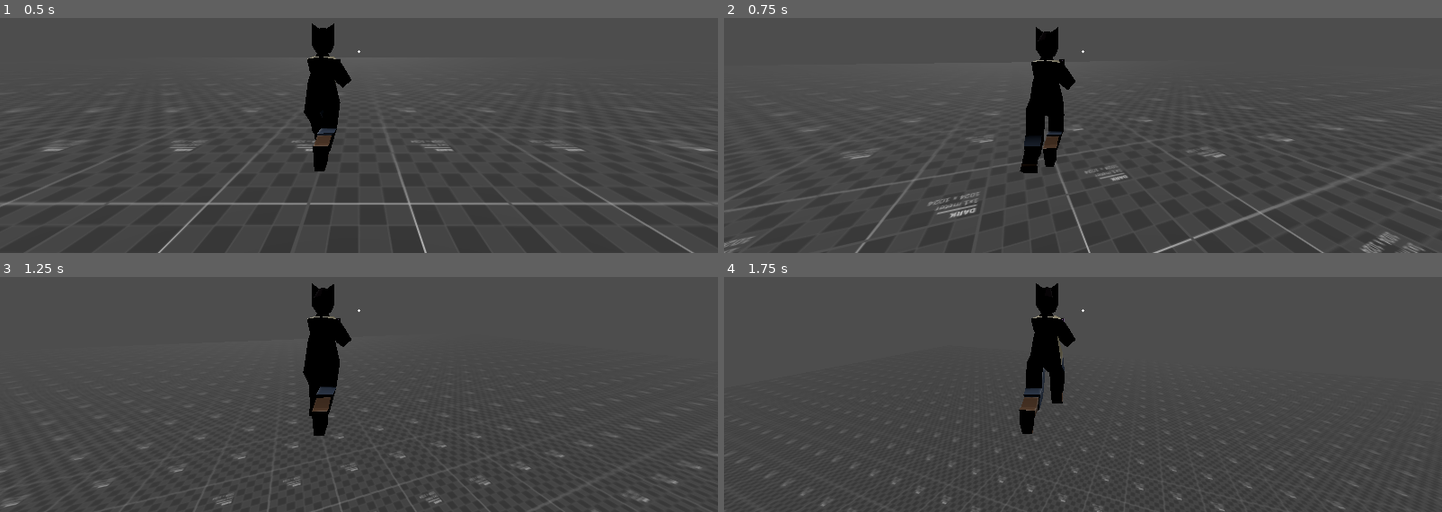
Above: before the commit, frames 1-4 (two rows, left to right).
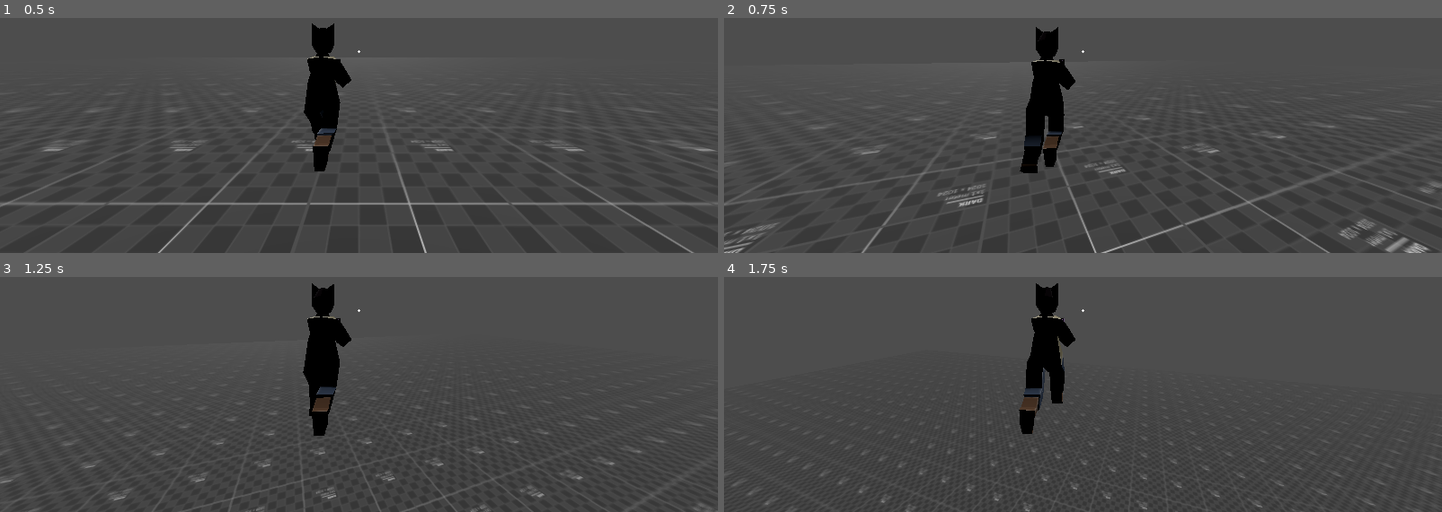
Above: after the commit, the same moments.

Repository: dairycultist/CityZoomer
Game: Godot game, scene res://level.tscn
Two runs of this game, one before a commit and one after it. Both use one fixed random seed, a clock stepped at 60 frames per second and the inputs below.
Inputs (mouse positions are in pixels of both pictures, inside the frame that each line leads up to):
- Up to frame 1 (0.5 s): no input
- Up to frame 2 (0.75 s): move the mouse to (1118, 50) at 0.52 s; hold W (walk_up) from 0.53 s (still down); tap Q (altfire1) at 0.6 s
- Up to frame 3 (1.25 s): keep holding W (walk_up); tap Space (jump) at 0.77 s; tap E (altfire2) at 0.8 s
- Up to frame 4 (1.75 s): keep holding W (walk_up); move the mouse to (1047, 312) at 1.27 s; tap E (altfire2) at 1.35 s; tap Space (jump) at 1.52 s; tap Q (altfire1) at 1.55 s

Frame 1 is identical in both runs. In frame 2, 3.9% of the frame differs, in the area x 0-100%, y 34-100%; in frame 3, 1.7%; in frame 4, 0.9%.

Commit message:
Update movement 2

Diff:
--- a/player/player.gd
+++ b/player/player.gd
@@ -7,13 +7,22 @@
 @export var max_camera_distance: float = 3.0
 
 @export_group("Movement")
-@export var accel: float      = 25
+@export var ground_accel: float = 25
+@export var air_accel: float    = 10
 @export var max_speed: float  = 5
 @export var drag: float       = 8
 @export var jump_speed: float = 8
 @export var gravity: float    = 25
 
+@export_group("Dash")
+
+@export var dash_speed_mult: float = 3
+
 var max_speed_bonus: float = 0
+
+@export_group("Leap")
+
+@export var leap_speed: float = 13
 
 @export_group("IK")
 @export var left_hand: Node3D
@@ -48,36 +57,39 @@
 	# dash
 	if Input.is_action_just_pressed("altfire1"):
 
-		velocity   += -transform.basis.z * max_speed * 2.0
+		max_speed_bonus = dash_speed_mult
+
+		velocity   += -transform.basis.z * max_speed * max_speed_bonus
 		velocity.y += 4
-		max_speed_bonus = max_speed * 2.0
 
 		limit_speed()
 
-	max_speed_bonus = lerp(max_speed_bonus, 0.0, delta)
+	max_speed_bonus = lerp(max_speed_bonus, 1.0, delta)
 
 	# leap
 	if Input.is_action_just_pressed("altfire2"):
 
-		velocity = direction * max_speed
-		velocity.y += 13
+		velocity   += direction * max_speed * max_speed_bonus
+		velocity.y += leap_speed
 
 		limit_speed()
 
 	# moving
-	if is_on_floor():
 
-		if direction:
+	if direction:
 
-			velocity += direction * accel * delta
+		if is_on_floor():
+			velocity += direction * ground_accel * delta
+		else:
+			velocity += direction * air_accel * delta
 
-			limit_speed()
+		limit_speed()
 
-		else:
+	elif is_on_floor():
 
-			# drag
-			velocity.x = lerp(velocity.x, 0.0, drag * delta)
-			velocity.z = lerp(velocity.z, 0.0, drag * delta)
+		# drag
+		velocity.x = lerp(velocity.x, 0.0, drag * delta)
+		velocity.z = lerp(velocity.z, 0.0, drag * delta)
 
 	if is_on_floor() and Input.is_action_pressed("jump"):
 
@@ -102,9 +114,9 @@
 
 	var vel2d := Vector2(velocity.x, velocity.z)
 
-	if (vel2d.length() > max_speed + max_speed_bonus):
+	if (vel2d.length() > max_speed * max_speed_bonus):
 
-		vel2d = vel2d.normalized() * (max_speed + max_speed_bonus)
+		vel2d = vel2d.normalized() * max_speed * max_speed_bonus
 
 		velocity.x = vel2d.x
 		velocity.z = vel2d.y
@@ -127,10 +139,3 @@
 		camera_pitch = clampf(camera_pitch - event.relative.y * mouse_sensitivity, -90, 90)
 
 		$CameraAnchor.rotation.x = deg_to_rad(camera_pitch)
-
-		# rotate velocity with camera rotation with lesser
-		# magnitude proportional to rotation angle
-		var rotated := Vector2(velocity.x, velocity.z).rotated(-rotation_angle).normalized()
-		rotated = rotated * Vector2(velocity.x, velocity.z).dot(rotated)
-		velocity.x = rotated.x
-		velocity.z = rotated.y
--- a/player/player.tscn
+++ b/player/player.tscn
@@ -195,7 +195,8 @@
 [node name="Player" type="CharacterBody3D" node_paths=PackedStringArray("left_hand", "right_hand", "left_target", "right_target")]
 transform = Transform3D(-1, 0, -8.74228e-08, 0, 1, 0, 8.74228e-08, 0, -1, 0, 0, 0)
 script = ExtResource("1_4flbx")
-accel = 80.0
+ground_accel = 70.0
+air_accel = 30.0
 max_speed = 6.0
 jump_speed = 7.0
 gravity = 20.0
